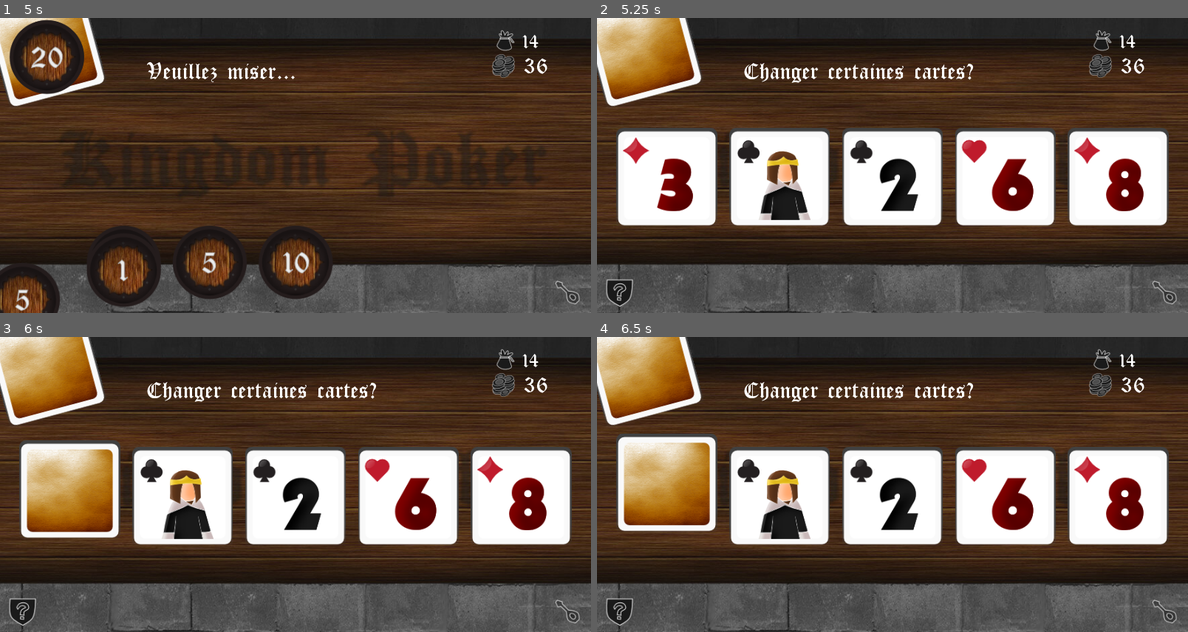
Above: before the commit, frames 1-4 (two rows, left to right).
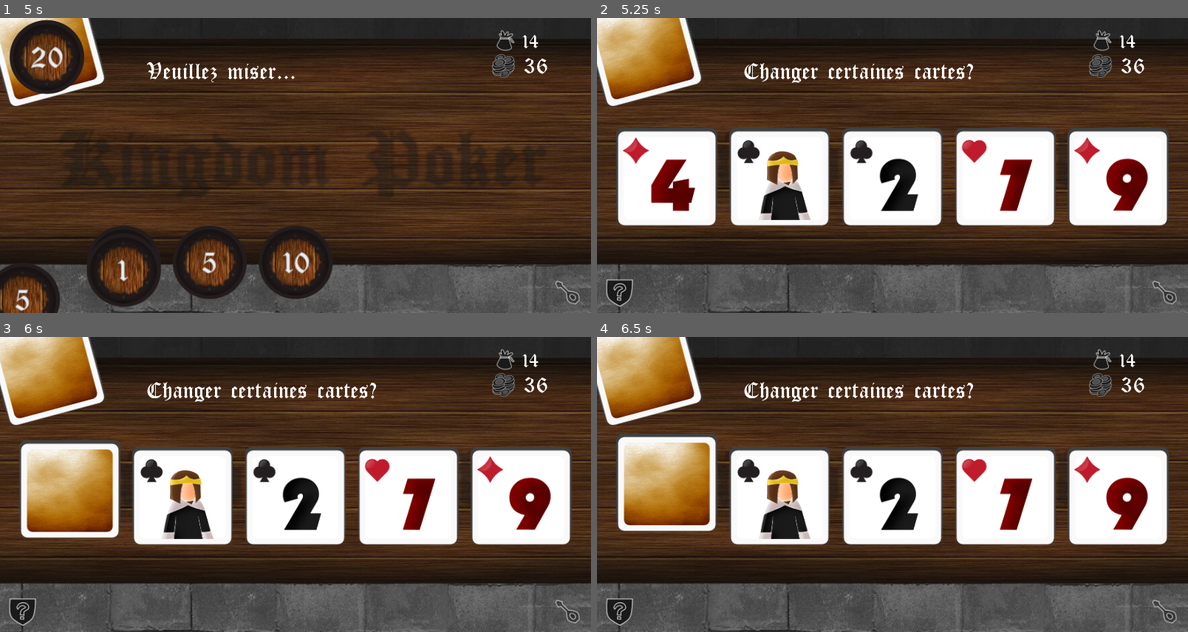
Above: after the commit, the same moments.

Repository: ubermanu/kingdom-poker
Game: Godot game, scene res://Menu.tscn
The game is run twice, just before and just after one commit, with the same random seed, the same clock (stepped at 60 frames per second) and the same inputs.
Inputs (mouse positions are in pixels of both pictures, inside the frame that each line leads up to):
- Up to frame 1 (5 s): tap Enter at 0.5, 2 s; move the mouse to (425, 150) at 0.52 s; click (425, 150) at 0.67 s; tap Space at 1.25, 2.75 s; drag from (567, 292) to (23, 292) at 1.27 s; move the mouse to (124, 262) at 2.02 s; click (124, 262) at 2.17 s; drag from (206, 262) to (23, 292) at 2.77 s; drag from (295, 262) to (47, 50) at 3.52 s; drag from (384, 262) to (47, 50) at 4.27 s
- Up to frame 2 (5.25 s): click (644, 50) at 5.17 s
- Up to frame 3 (6 s): tap Enter at 5.75 s; drag from (70, 496) to (177, 499) at 5.77 s
- Up to frame 4 (6.5 s): no input

Frame 1 is identical in both runs. In frame 2, 1.7% of the frame differs, in the area x 9-94%, y 47-66%; in frame 3, 1.1%; in frame 4, 1.1%.

Commit message:
Fix wrong display of card value

Diff:
--- a/Card.gd
+++ b/Card.gd
@@ -73,7 +73,7 @@
 	# Set number
 	if is_number():
 		$Front/Number.visible = true
-		$Front/Number.frame_coords.x = value - 1
+		$Front/Number.frame_coords.x = value
 		$Front/Number.frame_coords.y = 0
 		if is_black_color():
 			$Front/Number.frame_coords.y = 1
@@ -86,7 +86,7 @@
 		if is_red_color():
 			head = $Front/HeadRed
 		head.visible = true
-		head.frame_coords.y = value - 10
+		head.frame_coords.y = value - 9
 
 # Toggle card if selectable
 func _on_Card_input_event(_viewport, event, _shape_idx):
